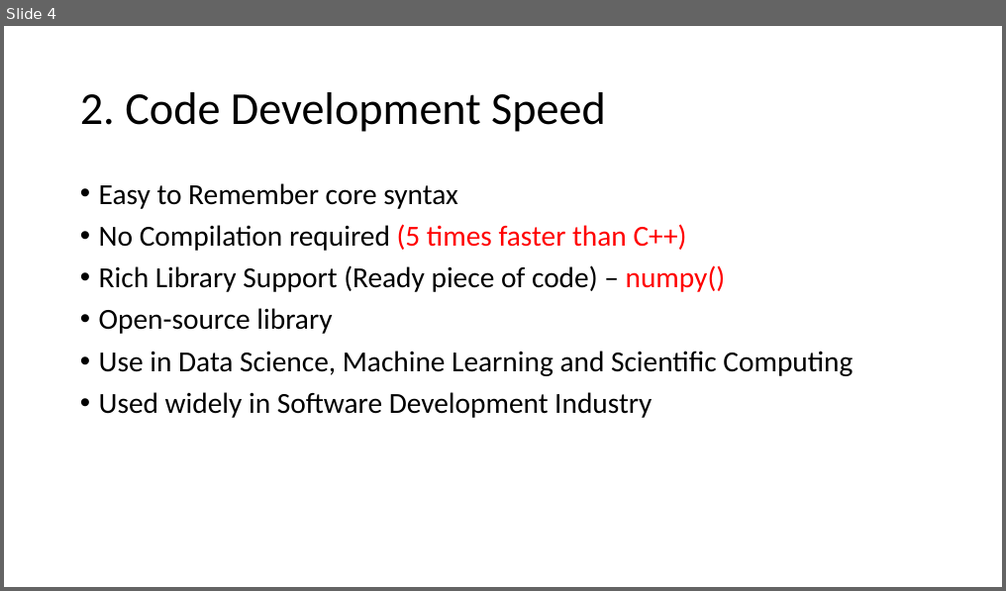
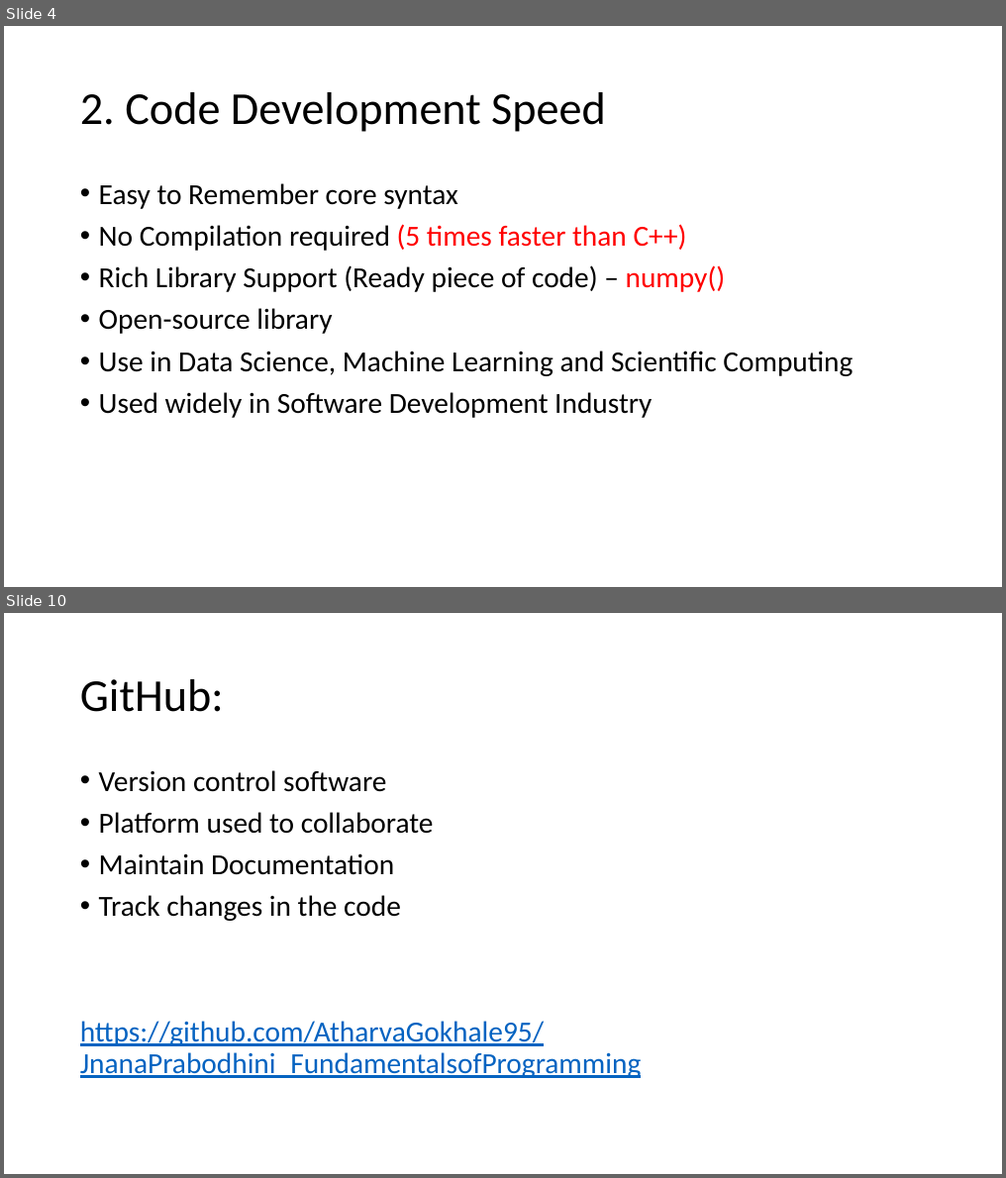
Before and after one commit to AtharvaGokhale95/JnanaPrabodhini_FundamentalsofProgramming, a slide deck: Presentations/PPT3_Python_Basics.pptx. Shown one above the other, each under a label of ours: slide 4 before the commit, slides 4 and 10 after it; the slides between them are not shown. The pictures are 1006x591 and 1006x1178 pixels, drawn with LibreOffice and Linux fonts; fonts in the diff are those of the drawing. Boxes give left, top, right and bottom in pixels: in the first picture for what was removed or moved away, otherwise in the second. Text is boxed around its words. In the diff, an @@ line names an element or a change of style, - is before the commit and + after.

```diff
--- a/Presentations/PPT3_Python_Basics.pptx
+++ b/Presentations/PPT3_Python_Basics.pptx
@@ slide 10 added at [4, 613, 1002, 1174], background #FFFFFF @@
@@ title added at [80, 679, 224, 712], 44 pt, text #000000 @@
+GitHub:
@@ text added at [80, 770, 642, 1078], 28 pt, text #000000 @@
+• Version control software
+• Platform used to collaborate
+• Maintain Documentation
+• Track changes in the code
+https://github.com/AtharvaGokhale95/JnanaPrabodhini_FundamentalsofProgramming
```
Also in this commit, not shown: 2 slides changed, 4 other slides added.
